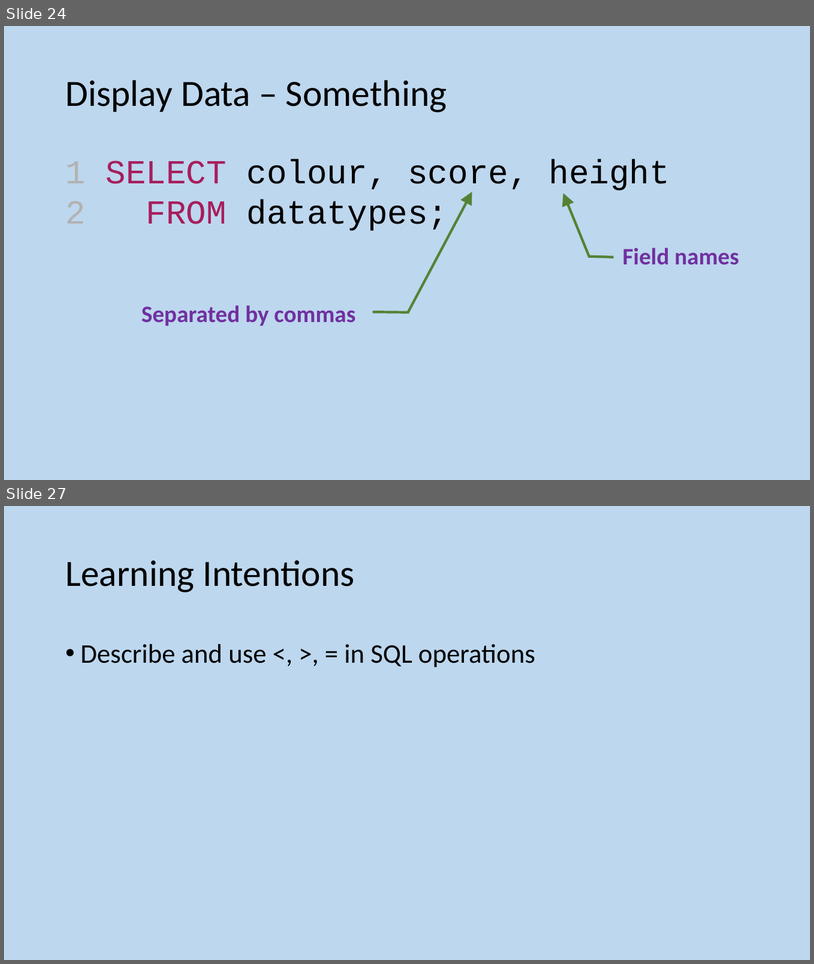
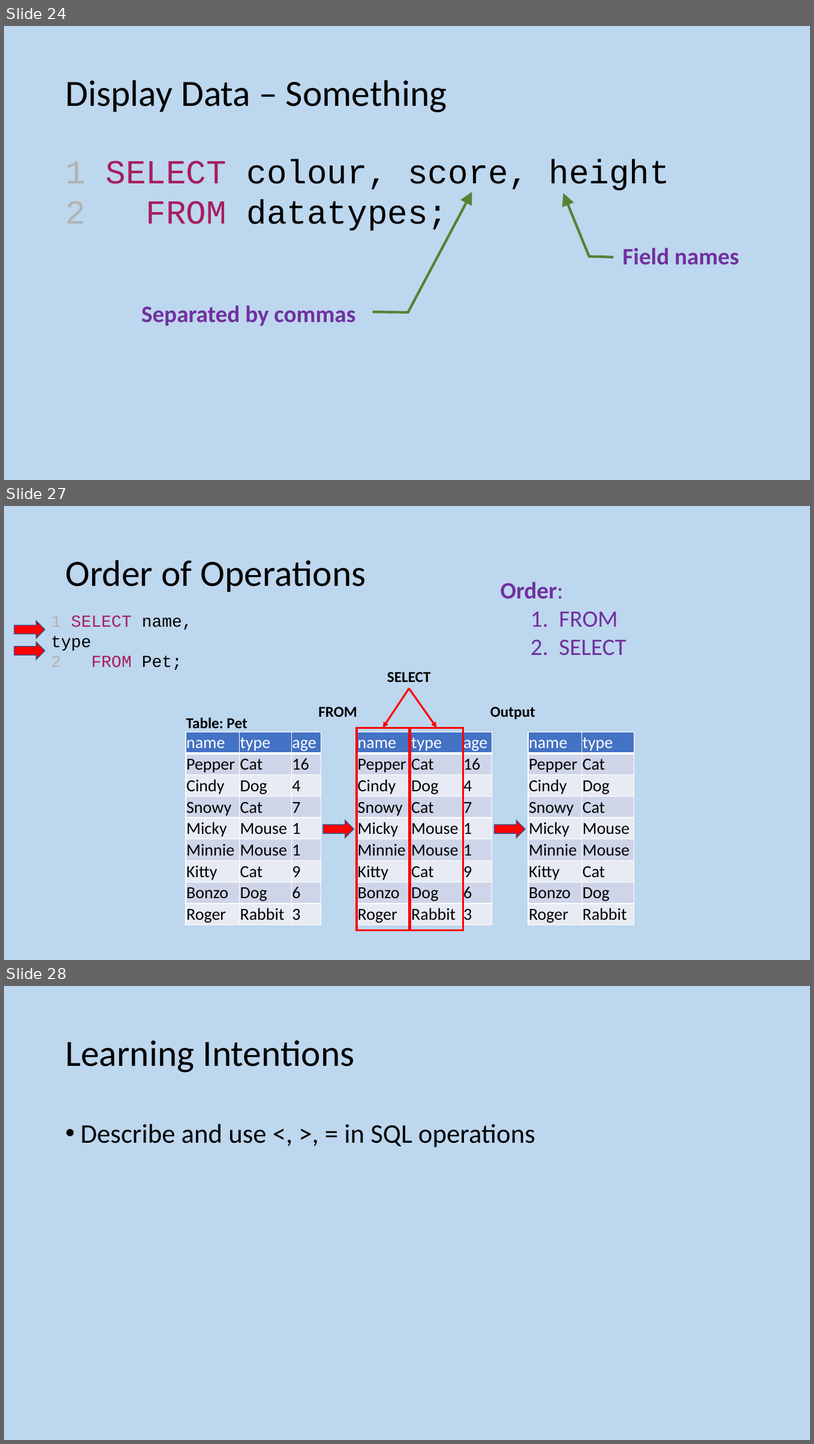
Before and after one commit to MrFriendCS/MrFriendCS.github.io, a slide deck: n5/ddd/N5 CS DDD Slides.pptx. Shown one above the other, each under a label of ours: slides 24 and 27 before the commit, slides 24, 27 and 28 after it; the slides between them are not shown. The pictures are 814x964 and 814x1444 pixels, drawn with LibreOffice and Linux fonts; fonts in the diff are those of the drawing. Boxes give left, top, right and bottom in pixels: in the first picture for what was removed or moved away, otherwise in the second. Text is boxed around its words. In the diff, an @@ line names an element or a change of style, - is before the commit and + after.

```diff
--- a/n5/ddd/N5 CS DDD Slides.pptx
+++ b/n5/ddd/N5 CS DDD Slides.pptx
@@ slide 27 added at (4,506,810,960), background #BDD7EE @@
@@ title added at (65,560,366,592), 44 pt, text #000000 @@
+Order of Operations
@@ text added at (501,582,626,655), 28 pt, text #7030A0 @@
+Order:
+  1. FROM
+  2. SELECT
@@ right arrow added at (14,621,45,639), fill #FF0000, outline #325491 1 pt @@
@@ text added at (51,615,192,670), 20 pt, text #000000 @@
+1 SELECT name, type
+2 FROM Pet;
@@ right arrow added at (14,642,45,660), fill #FF0000, outline #325491 1 pt @@
@@ text added at (387,672,431,682), 18 pt, text #000000, bold @@
+SELECT
@@ arrow added from (410, 688) to (383, 727), #FF0000 2.25 pt @@
@@ arrow added from (410, 688) to (437, 727), #FF0000 2.25 pt @@
@@ text added at (186,717,247,732), 18 pt, text #000000, bold @@
+Table: Pet
@@ text added at (318,706,357,717), 18 pt, text #000000, bold @@
+FROM
@@ text added at (491,706,536,719), 18 pt, text #000000, bold @@
+Output
@@ table added at (186,732,321,925), 9 rows, 3 columns @@
+name | type | age
+Pepper | Cat | 16
+Cindy | Dog | 4
+Snowy | Cat | 7
+Micky | Mouse | 1
+Minnie | Mouse | 1
+Kitty | Cat | 9
+Bonzo | Dog | 6
+Roger | Rabbit | 3
@@ rectangle added at (357,727,410,930), outline #FF0000 2.25 pt @@
@@ table added at (357,732,492,926), 9 rows, 3 columns @@
+name | type | age
+Pepper | Cat | 16
+Cindy | Dog | 4
+Snowy | Cat | 7
+Micky | Mouse | 1
+Minnie | Mouse | 1
+Kitty | Cat | 9
+Bonzo | Dog | 6
+Roger | Rabbit | 3
@@ rectangle added at (411,727,464,930), outline #FF0000 2.25 pt @@
@@ table added at (528,732,635,925), 9 rows, 2 columns @@
+name | type
+Pepper | Cat
+Cindy | Dog
+Snowy | Cat
+Micky | Mouse
+Minnie | Mouse
+Kitty | Cat
+Bonzo | Dog
+Roger | Rabbit
@@ right arrow added at (323,820,354,838), fill #FF0000, outline #325491 1 pt @@
@@ right arrow added at (495,820,525,838), fill #FF0000, outline #325491 1 pt @@
@@ what was slide 27 is now slide 28 @@
```
Also in this commit, not shown: 6 slides changed, 2 other slides added, 2 other files.
